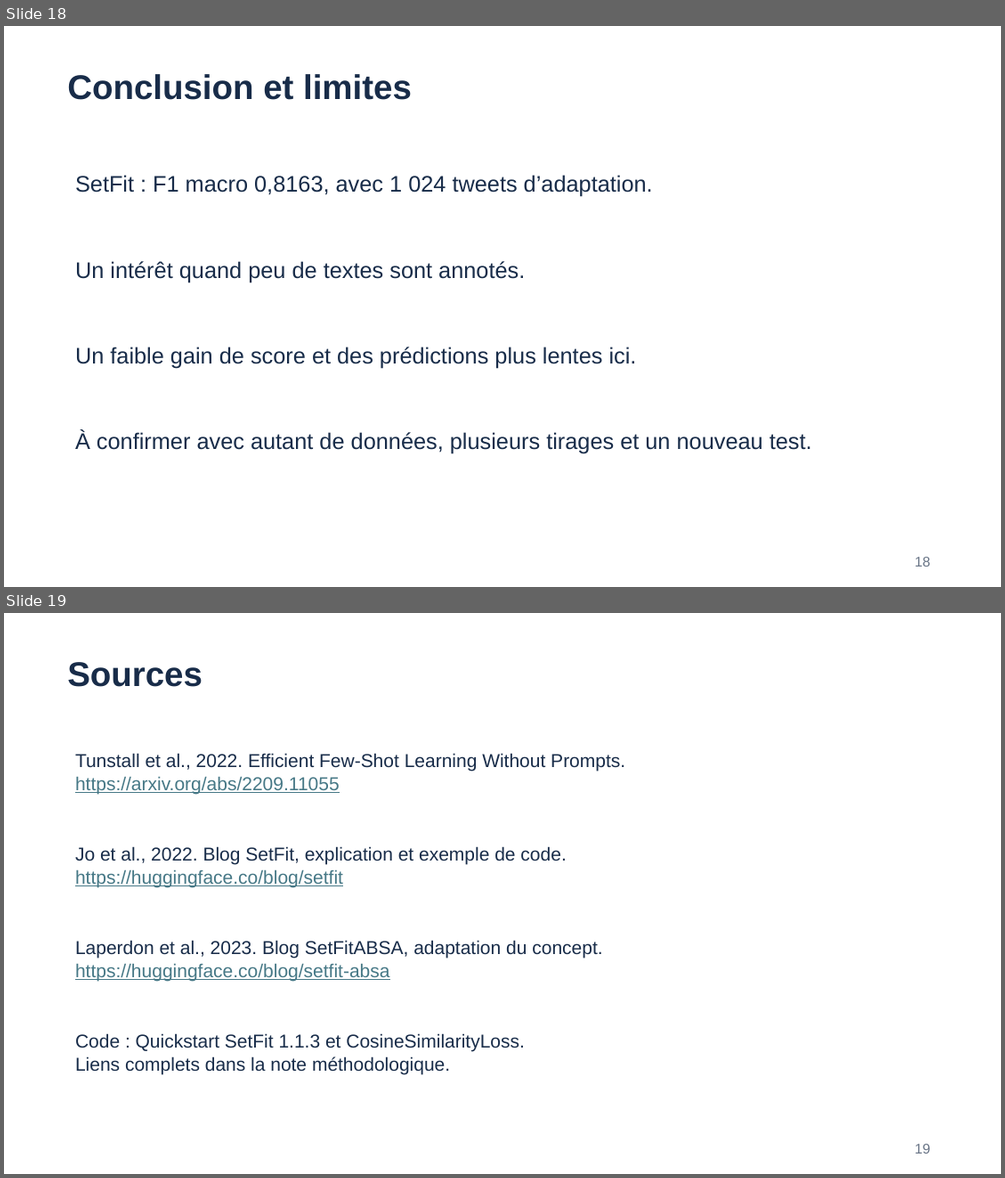
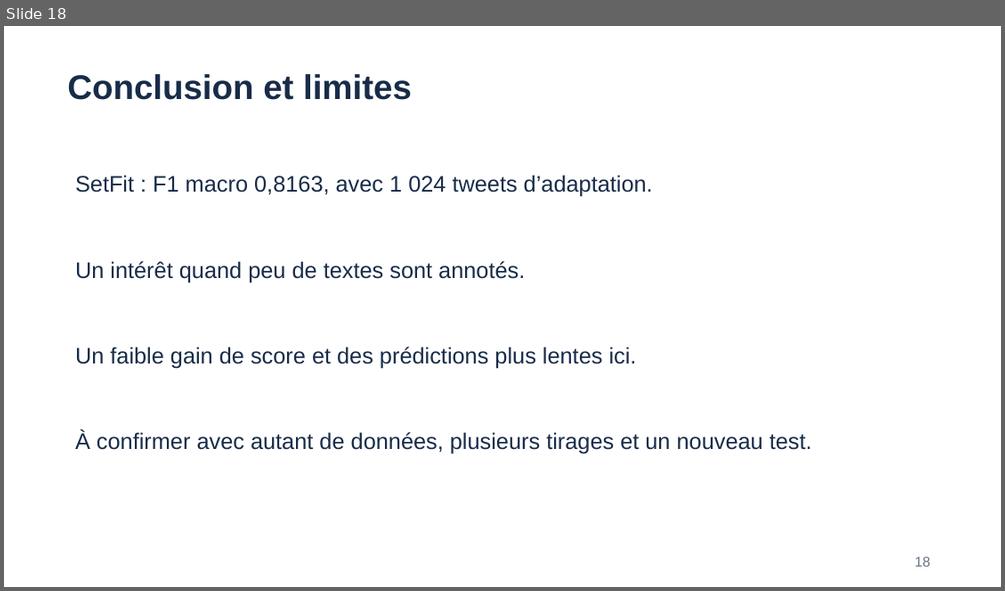
Before and after one commit to CaNaLLx/OpenClassrooms_projet_9, a slide deck: Livrables/CHARDON_Allan_5_presentation_082026.pptx. Shown one above the other, each under a label of ours: slides 18 and 19 before the commit, slide 18 after it. The pictures are 1005x1178 and 1005x591 pixels, drawn with LibreOffice and Linux fonts; fonts in the diff are those of the drawing. Boxes give left, top, right and bottom in pixels: in the first picture for what was removed or moved away, otherwise in the second. Text is boxed around its words. In the diff, an @@ line names an element or a change of style, - is before the commit and + after.

Commit message:
push

```diff
--- a/Livrables/CHARDON_Allan_5_presentation_082026.pptx
+++ b/Livrables/CHARDON_Allan_5_presentation_082026.pptx
@@ slide 19 removed at <box>4,613,1001,1174</box>, background #FFFFFF @@
@@ text removed at <box>67,662,202,687</box> @@
-Sources
@@ text removed at <box>75,753,625,794</box> @@
-Tunstall et al., 2022. Efficient Few-Shot Learning Without Prompts.
-https://arxiv.org/abs/2209.11055
@@ text removed at <box>75,846,566,887</box> @@
-Jo et al., 2022. Blog SetFit, explication et exemple de code.
-https://huggingface.co/blog/setfit
@@ text removed at <box>75,940,602,981</box> @@
-Laperdon et al., 2023. Blog SetFitABSA, adaptation du concept.
-https://huggingface.co/blog/setfit-absa
@@ text removed at <box>75,1033,525,1074</box> @@
-Code : Quickstart SetFit 1.1.3 et CosineSimilarityLoss.
-Liens complets dans la note méthodologique.
@@ text removed at <box>914,1143,930,1153</box> @@
-19
```
Also in this commit, not shown: 8 slides changed.
